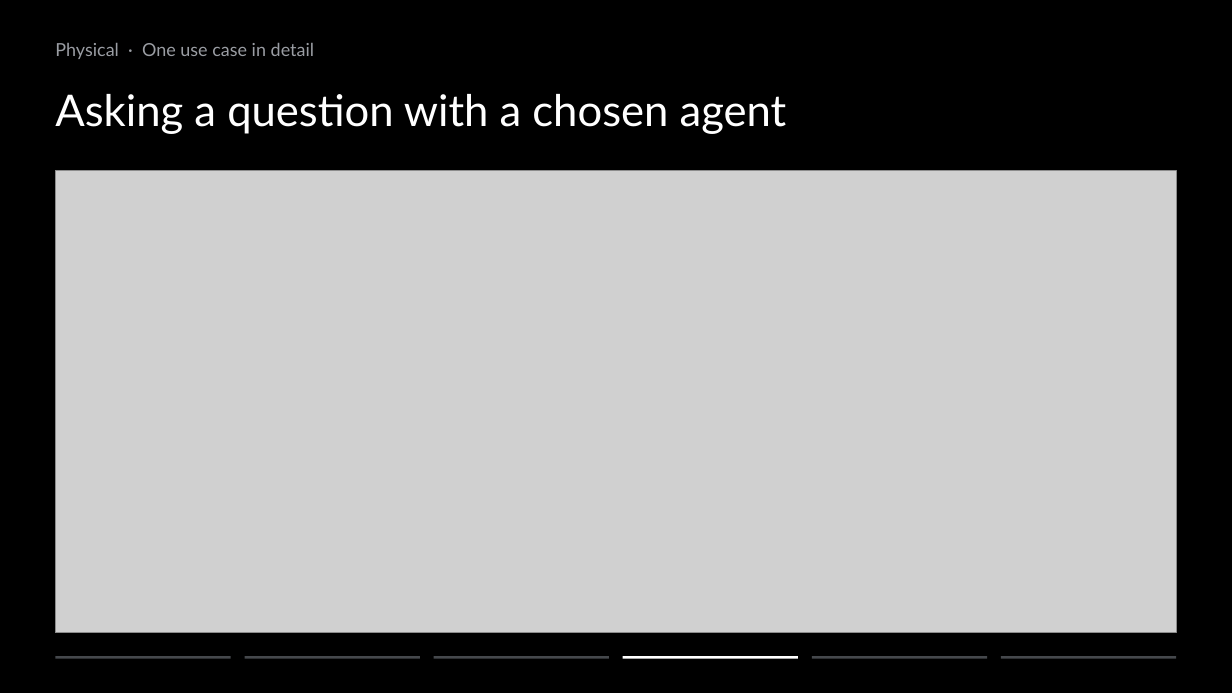
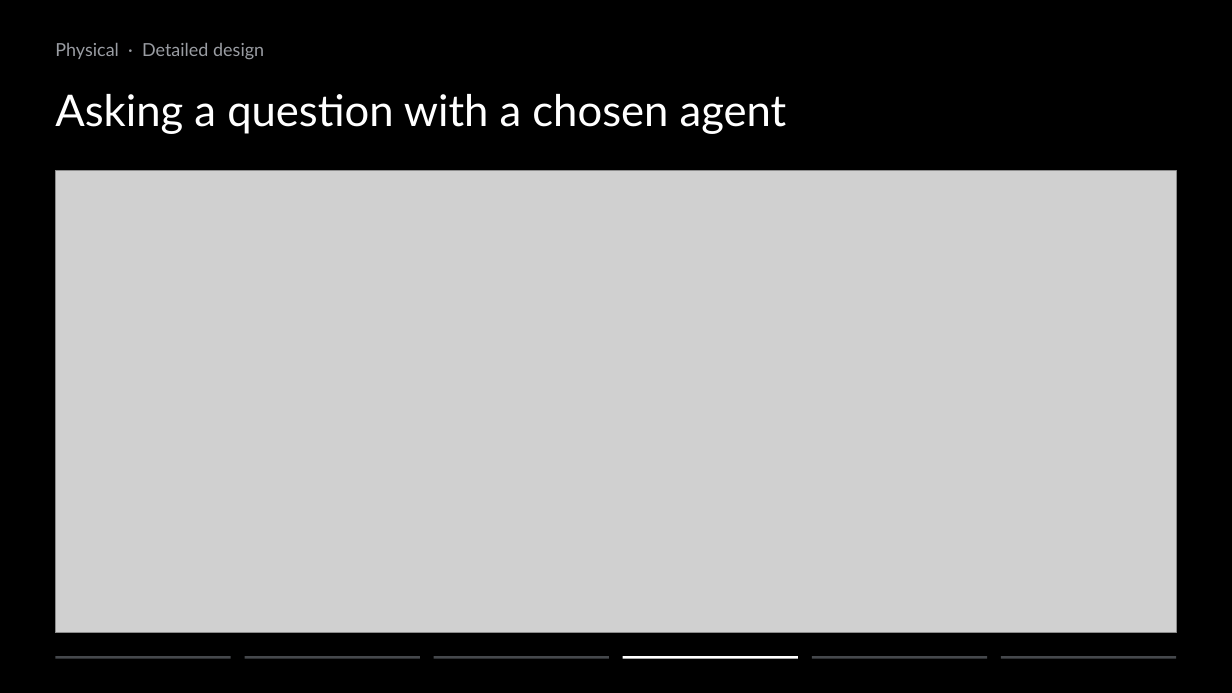
Before and after one commit to ziyangliu-666/lumen-next, a slide deck: slide 11 of docs/platform/slides/out/Team15-Lumen-Platform.pptx (slide 19 before the commit). Drawn at 1232x693 pixels with LibreOffice and Linux fonts; fonts in the diff are those of the drawing; grey boxes stand for pictures. Boxes give left, top, right and bottom in pixels: in the first picture for what was removed or moved away, otherwise in the second. Text is boxed around its words. In the diff, an @@ line names an element or a change of style, - is before the commit and + after.

```diff
--- a/docs/platform/slides/out/Team15-Lumen-Platform.pptx
+++ b/docs/platform/slides/out/Team15-Lumen-Platform.pptx
@@ text at [55,43,264,59]: text changed @@
-Physical · One use case in detail
+Physical · Detailed design
```
Also in this commit, not shown: 13 other slides changed, 1 slide added, 14 slides removed, 11 other files.
